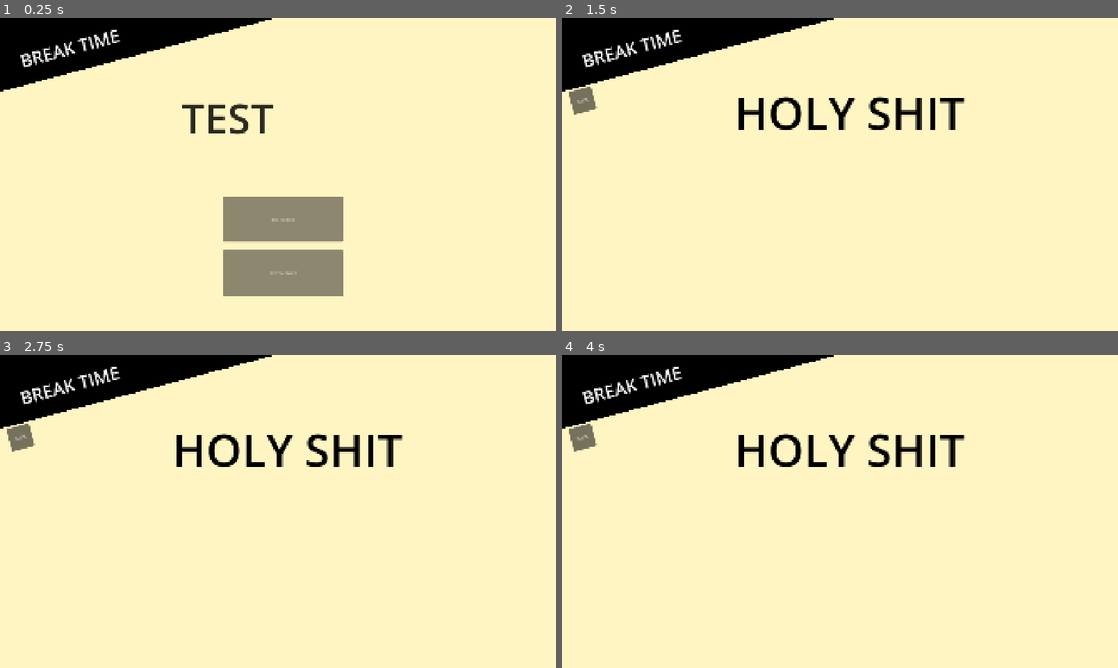
Above: before the commit, frames 1-4 (two rows, left to right).
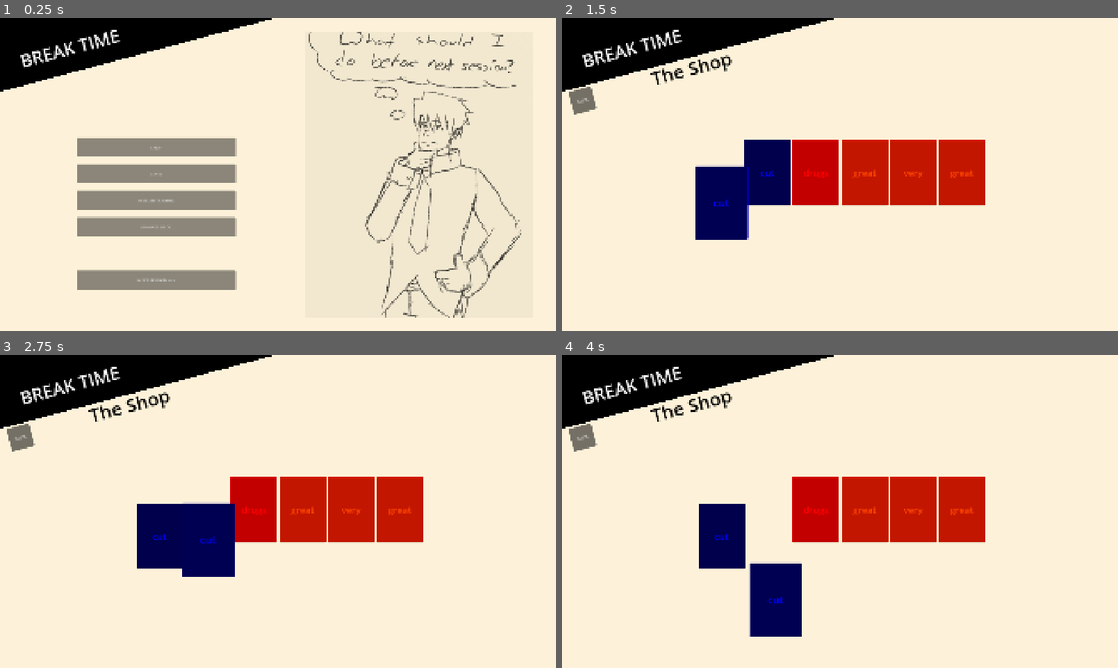
Above: after the commit, the same moments.

Repository: my-koala/PhilBuster
Game: Godot game, scene res://assets/shop/shop.tscn
Same seed, same stepped clock (60 frames per second), same inputs: the game is played once before the commit and once after it. This scene is started directly instead of the project's main scene.
Inputs (mouse positions are in pixels of both pictures, inside the frame that each line leads up to):
- Up to frame 1 (0.25 s): no input
- Up to frame 2 (1.5 s): click "TEST MENU" (after the commit: "SHOP") at 0.5 s; click (717, 171) at 1.25 s, where only the run after the commit has a clickable "cut"
- Up to frame 3 (2.75 s): click (205, 508) at 2 s, where only the run after the commit has a clickable "cut"
- Up to frame 4 (4 s): click (767, 539) at 2.75 s, where only the run after the commit has a clickable "cut"; click (773, 570) at 3.5 s, where only the run after the commit has a clickable "cut"

The runs differ from the first frame. In frame 1, 19% of the frame differs, in the area x 13-94%, y 4-96%; in frame 2, 13%; in frame 3, 13%; in frame 4, 13%.

Commit message:
shop introduction

Diff:
--- a/assets/shop/shop.tscn
+++ b/assets/shop/shop.tscn
@@ -1,16 +1,24 @@
-[gd_scene load_steps=5 format=3 uid="uid://m0dkott85qmk"]
+[gd_scene load_steps=8 format=3 uid="uid://m0dkott85qmk"]
 
 [ext_resource type="Script" uid="uid://d23kpmtei5n5y" path="res://scripts/shop/flow_coordinator.gd" id="1_joqlw"]
+[ext_resource type="Script" uid="uid://bjvyiulweseaw" path="res://scripts/card/card_library.gd" id="1_kuxa5"]
 [ext_resource type="PackedScene" uid="uid://boskellw4qds0" path="res://assets/shop/menu_view.tscn" id="1_v8g57"]
+[ext_resource type="Texture2D" uid="uid://m6n0tx1hfr6h" path="res://assets/shop/temp_background.png" id="3_lxv6y"]
+[ext_resource type="Script" uid="uid://b6ieeq5ts4te2" path="res://scripts/shop/shop_view.gd" id="4_k4ejo"]
 
 [sub_resource type="LabelSettings" id="LabelSettings_joqlw"]
-font_size = 156
+font_size = 64
 font_color = Color(0, 0, 0, 1)
 
 [sub_resource type="LabelSettings" id="LabelSettings_ys3jj"]
 font_size = 61
 
 [node name="shop" type="CanvasLayer"]
+
+[node name="card_library" type="Node" parent="."]
+script = ExtResource("1_kuxa5")
+base_card_path = "res://assets/card"
+metadata/_custom_type_script = ExtResource("1_kuxa5")
 
 [node name="flow_coordinator" type="Control" parent="." node_paths=PackedStringArray("root_view", "back_button")]
 layout_mode = 3
@@ -29,50 +37,95 @@
 anchor_bottom = 1.0
 grow_horizontal = 2
 grow_vertical = 2
-color = Color(1, 0.96, 0.76, 1)
+color = Color(0.99, 0.94842, 0.8514, 1)
 
 [node name="menu_view" parent="flow_coordinator" instance=ExtResource("1_v8g57")]
+visible = false
 modulate = Color(1, 1, 1, 0.984314)
 layout_mode = 1
 
+[node name="texture_rect" type="TextureRect" parent="flow_coordinator/menu_view"]
+layout_mode = 1
+anchors_preset = 11
+anchor_left = 1.0
+anchor_right = 1.0
+anchor_bottom = 1.0
+offset_left = -860.0
+grow_horizontal = 0
+grow_vertical = 2
+texture = ExtResource("3_lxv6y")
+
 [node name="button" type="Button" parent="flow_coordinator/menu_view"]
-layout_mode = 0
-offset_left = 754.0
-offset_top = 620.0
-offset_right = 1203.0
-offset_bottom = 793.0
-text = "TEST MENU"
+layout_mode = 2
+offset_left = 200.0
+offset_top = 400.0
+offset_right = 800.0
+offset_bottom = 472.0
+text = "SHOP"
 
 [node name="button2" type="Button" parent="flow_coordinator/menu_view"]
-layout_mode = 0
-offset_left = 754.0
-offset_top = 824.4
-offset_right = 1203.0
-offset_bottom = 997.4
-text = "TEST MENU 2"
+layout_mode = 2
+offset_left = 200.0
+offset_top = 500.0
+offset_right = 800.0
+offset_bottom = 572.0
+text = "SUITS"
 
-[node name="label" type="Label" parent="flow_coordinator/menu_view"]
-layout_mode = 0
-offset_left = 594.0
-offset_top = 216.0
-offset_right = 1390.0
-offset_bottom = 516.0
-text = "TEST"
+[node name="button3" type="Button" parent="flow_coordinator/menu_view"]
+layout_mode = 2
+offset_left = 200.0
+offset_top = 600.0
+offset_right = 800.0
+offset_bottom = 672.0
+text = "INSIDER TRADING"
+
+[node name="button4" type="Button" parent="flow_coordinator/menu_view"]
+layout_mode = 2
+offset_left = 200.0
+offset_top = 700.0
+offset_right = 800.0
+offset_bottom = 772.0
+text = "MANAGE DECK"
+
+[node name="button5" type="Button" parent="flow_coordinator/menu_view"]
+layout_mode = 2
+offset_left = 200.0
+offset_top = 900.0
+offset_right = 800.0
+offset_bottom = 972.0
+text = "NEXT SESSION >>>"
+
+[node name="shop_view" parent="flow_coordinator" node_paths=PackedStringArray("card_library") instance=ExtResource("1_v8g57")]
+layout_mode = 1
+script = ExtResource("4_k4ejo")
+card_library = NodePath("../../card_library")
+
+[node name="label" type="Label" parent="flow_coordinator/shop_view"]
+layout_mode = 1
+offset_left = 297.0
+offset_top = 166.0
+offset_right = 582.0
+offset_bottom = 254.0
+rotation = -0.261799
+text = "The Shop"
 label_settings = SubResource("LabelSettings_joqlw")
+horizontal_alignment = 1
+vertical_alignment = 1
 
-[node name="menu_view2" parent="flow_coordinator" instance=ExtResource("1_v8g57")]
+[node name="shop_container" type="HBoxContainer" parent="flow_coordinator/shop_view"]
 layout_mode = 1
-
-[node name="label" type="Label" parent="flow_coordinator/menu_view2"]
-layout_mode = 0
-offset_left = 594.0
-offset_top = 216.0
-offset_right = 1390.0
-offset_bottom = 516.0
-text = "HOLY SHIT"
-label_settings = SubResource("LabelSettings_joqlw")
+anchors_preset = 14
+anchor_top = 0.5
+anchor_right = 1.0
+anchor_bottom = 0.5
+offset_top = -117.98
+offset_bottom = 106.02
+grow_horizontal = 2
+grow_vertical = 2
+alignment = 1
 
 [node name="menu_view3" parent="flow_coordinator" instance=ExtResource("1_v8g57")]
+visible = false
 layout_mode = 1
 
 [node name="label" type="Label" parent="flow_coordinator/menu_view3"]
@@ -123,5 +176,8 @@
 grow_vertical = 0
 text = "BACK"
 
-[connection signal="pressed" from="flow_coordinator/menu_view/button" to="flow_coordinator" method="push_view_by_name" binds= ["menu_view2"]]
+[connection signal="pressed" from="flow_coordinator/menu_view/button" to="flow_coordinator" method="push_view_by_name" binds= ["shop_view"]]
 [connection signal="pressed" from="flow_coordinator/menu_view/button2" to="flow_coordinator" method="push_view_by_name" binds= ["menu_view3"]]
+[connection signal="pressed" from="flow_coordinator/menu_view/button3" to="flow_coordinator" method="push_view_by_name" binds= ["menu_view3"]]
+[connection signal="pressed" from="flow_coordinator/menu_view/button4" to="flow_coordinator" method="push_view_by_name" binds= ["menu_view3"]]
+[connection signal="pressed" from="flow_coordinator/menu_view/button5" to="flow_coordinator" method="push_view_by_name" binds= ["menu_view3"]]
--- a/scripts/card/card_library.gd
+++ b/scripts/card/card_library.gd
@@ -5,6 +5,8 @@
 var base_card_path: String
 
 var _available_cards : Array[CardInfo]
+var _available_basic_cards : Array[CardInfo]
+var _available_modifier_cards : Array[CardInfo]
 var _all_cards: Array[CardInfo]
 
 # TODO: Influence random card selection by rarity somehow
@@ -13,15 +15,33 @@
 	if _available_cards.size() == 0:
 		return null
 
-	return _available_cards[randi_range(0, _available_cards.size())]
+	return _available_cards[randi_range(0, _available_cards.size() - 1)]
+
+## Pulls a random basic (noun/verb) card from the library which has never been pulled.
+func get_random_basic_card() -> CardInfoBasic:
+	if _available_basic_cards.size() == 0:
+		return null
+
+	return _available_basic_cards[randi_range(0, _available_basic_cards.size() - 1)]
+
+## Pulls a random modifier (adjective/adverb) card from the library which has never been pulled.
+func get_random_modifier_card() -> CardInfoModifier:
+	if _available_modifier_cards.size() == 0:
+		return null
+
+	return _available_modifier_cards[randi_range(0, _available_modifier_cards.size() - 1)]
 
 ## "Pulls" a card, removing it from available cards to randomly draw
 func pull_card(card_info: CardInfo) -> void:
 	_available_cards.erase(card_info)
+	_available_basic_cards.erase(card_info)
+	_available_modifier_cards.erase(card_info)
 
 ## Resets the state of the library, allowing every card to be pulled again
 func reset_library() -> void:
 	_available_cards = _all_cards.duplicate()
+	_available_basic_cards = _all_cards.filter(func(card: CardInfo) -> bool: return is_instance_of(card, CardInfoBasic))
+	_available_modifier_cards = _all_cards.filter(func(card: CardInfo) -> bool: return is_instance_of(card, CardInfoModifier))
 
 func _ready() -> void:
 	print("Loading cards...")
--- a/scripts/shop/flow_coordinator.gd
+++ b/scripts/shop/flow_coordinator.gd
@@ -46,9 +46,10 @@
 		return
 
 	# god why doesnt Godot have an easy GetComponentsInChildren<T>
-	for child: Node in get_children():
+	for child: Control in get_children():
 		if is_instance_of(child, MenuView):
 			_all_views[child.name] = child
+			child.visible = false
 
 	back_button.visible = false
 	back_button.pressed.connect(_on_back_button_pressed)
--- /dev/null
+++ b/scripts/shop/shop_view.gd
@@ -0,0 +1,23 @@
+extends MenuView
+class_name ShopView
+
+@export
+var card_library: CardLibrary
+
+@onready
+var shop_container: Container = $"shop_container"
+
+const CARD_INSTANCE: PackedScene = preload("res://assets/card/card_instance.tscn")
+
+func _ready() -> void:
+	for i: int in range(3):
+		var card_instance: CardInstance = CARD_INSTANCE.instantiate() as CardInstance
+		card_instance.card_info = card_library.get_random_basic_card()
+
+		shop_container.add_child(card_instance)
+
+	for i: int in range(3):
+		var card_instance: CardInstance = CARD_INSTANCE.instantiate() as CardInstance
+		card_instance.card_info = card_library.get_random_modifier_card()
+
+		shop_container.add_child(card_instance)
Binary file added: assets/shop/temp_background.png
Not shown, added: assets/shop/temp_background.png.import
Not shown, added: scripts/shop/shop_view.gd.uid
